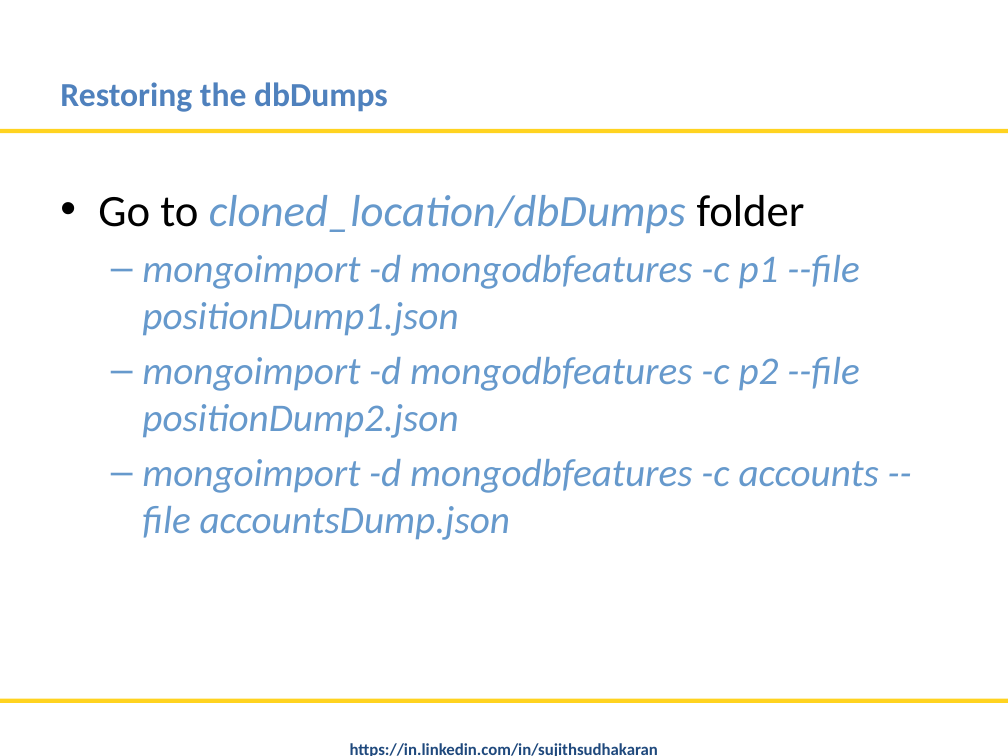
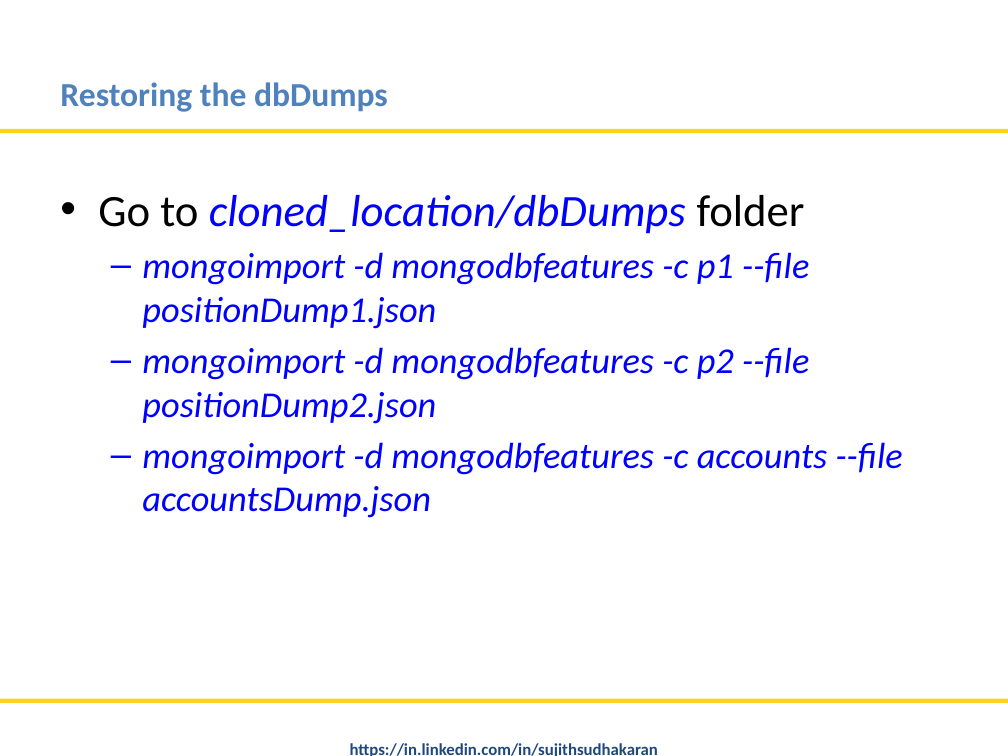
Before and after one commit to nitinmlvya/mongodb-tips-and-advfeatures, a slide deck: slide 3 of MongoDB Tips and Advance Features.pptx. Drawn at 1008x756 pixels with LibreOffice and Linux fonts; fonts in the diff are those of the drawing; background and template pictures are left out. Boxes give left, top, right and bottom in pixels: in the first picture for what was removed or moved away, otherwise in the second. Text is boxed around its words. In the diff, an @@ line names an element or a change of style, - is before the commit and + after.

```diff
--- a/MongoDB Tips and Advance Features.pptx
+++ b/MongoDB Tips and Advance Features.pptx
@@ text "Go to cloned_location/dbDumps folder" at (98, 195, 903, 518): text colour #6699CC to #0000FF; size 28 to 26 pt in "mongoimport -d mongodbfeatures -c p1 --file positionDump1.js ...", "mongoimport -d mongodbfeatures -c p2 --file positionDump2.js ...", "mongoimport -d mongodbfeatures -c accounts --file accountsDu ..." @@
```
Also in this commit, not shown: 11 other slides changed, 1 other file.
